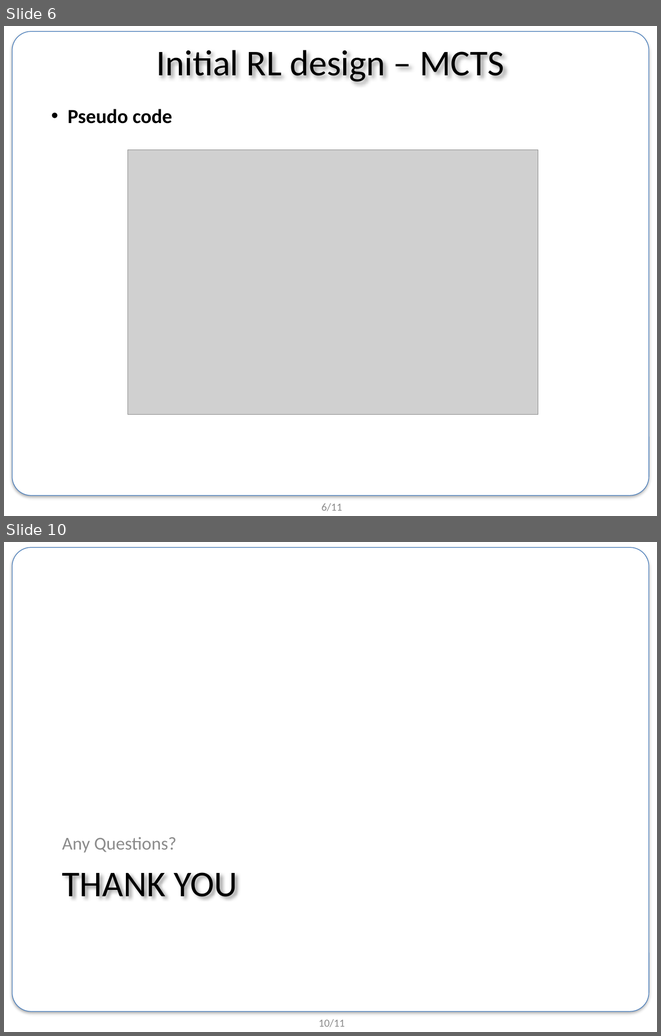
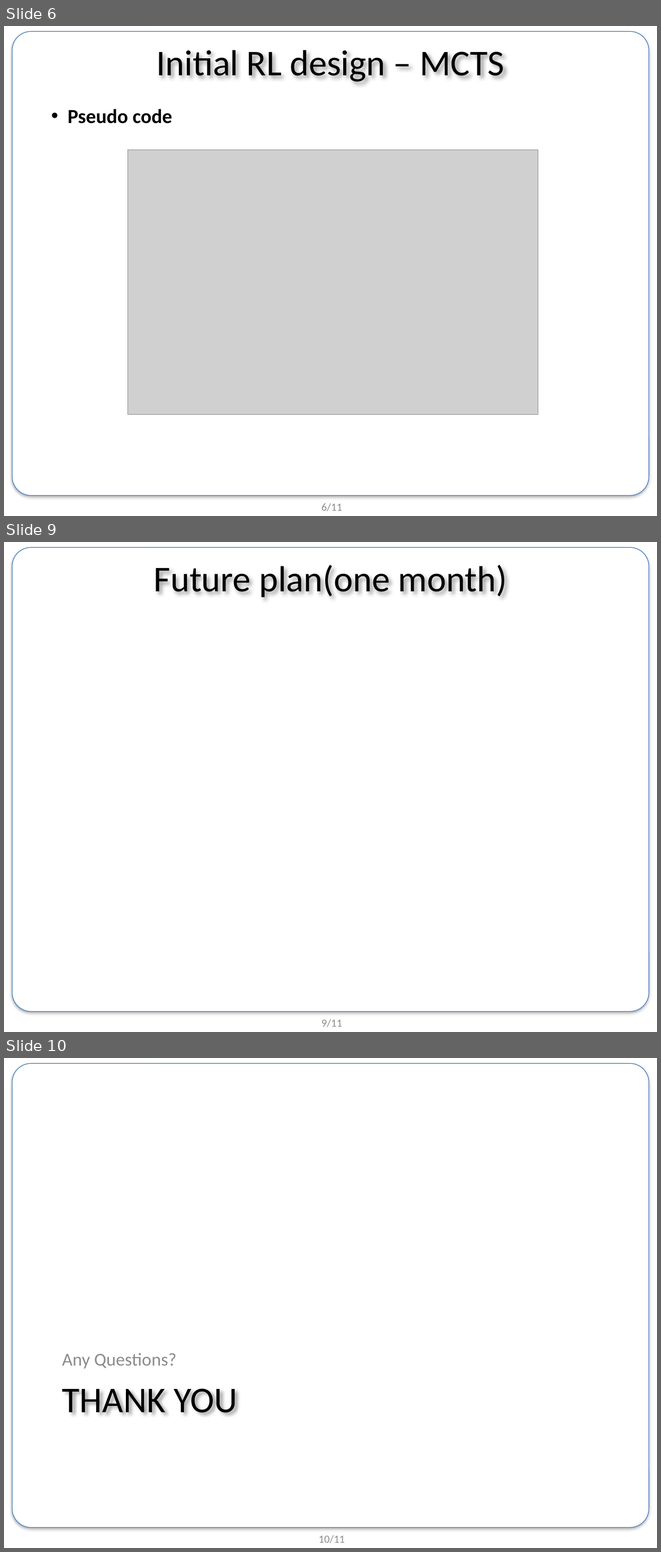
Before and after one commit to BongSangKim/UGRP, a slide deck: 0705 미팅/190705_UGRP_발표자료.pptx. Shown one above the other, each under a label of ours: slides 6 and 10 before the commit, slides 6, 9 and 10 after it; the slides between them are not shown. The pictures are 661x1036 and 661x1552 pixels, drawn with LibreOffice and Linux fonts; fonts in the diff are those of the drawing; grey boxes stand for pictures; background and template pictures are left out. Boxes give left, top, right and bottom in pixels: in the first picture for what was removed or moved away, otherwise in the second. Text is boxed around its words. In the diff, an @@ line names an element or a change of style, - is before the commit and + after.

```diff
--- a/0705 미팅/190705_UGRP_발표자료.pptx
+++ b/0705 미팅/190705_UGRP_발표자료.pptx
@@ slide 9 added at (4,542,657,1032), background #FFFFFF; not listed: 2 template elements that a slide beside it also shows @@
@@ title added at (154,565,506,597), 40 pt, text #000000 @@
+Future plan(one month)
```
Also in this commit, not shown: 2 slides changed, 1 slide removed.
